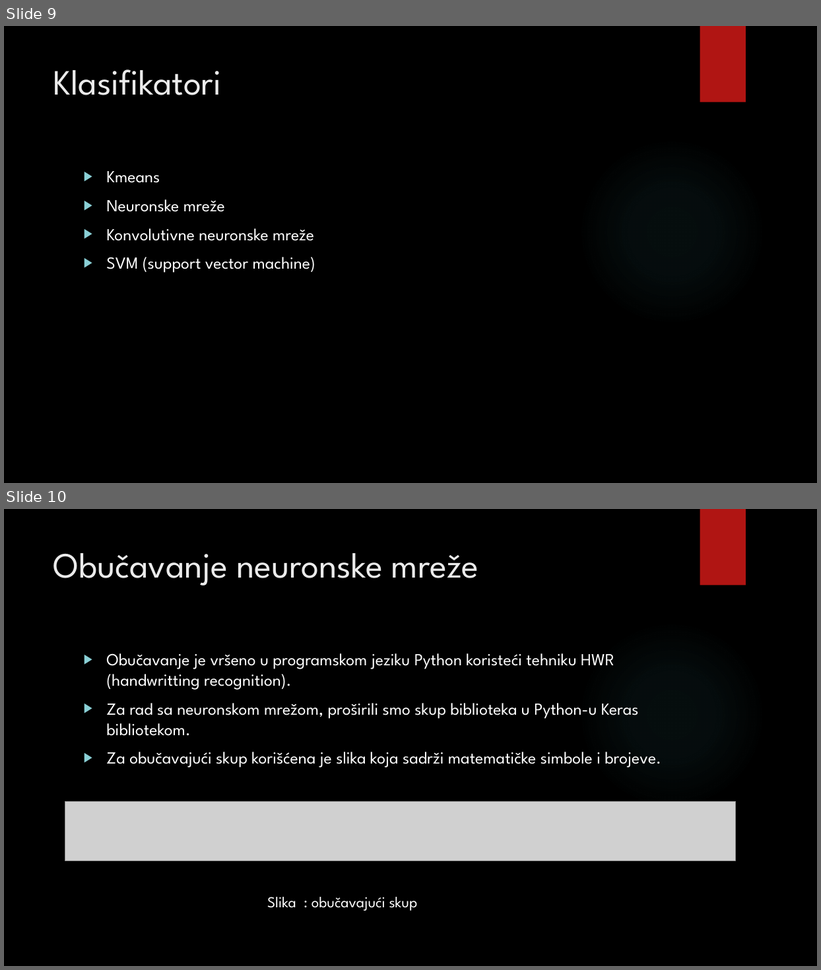
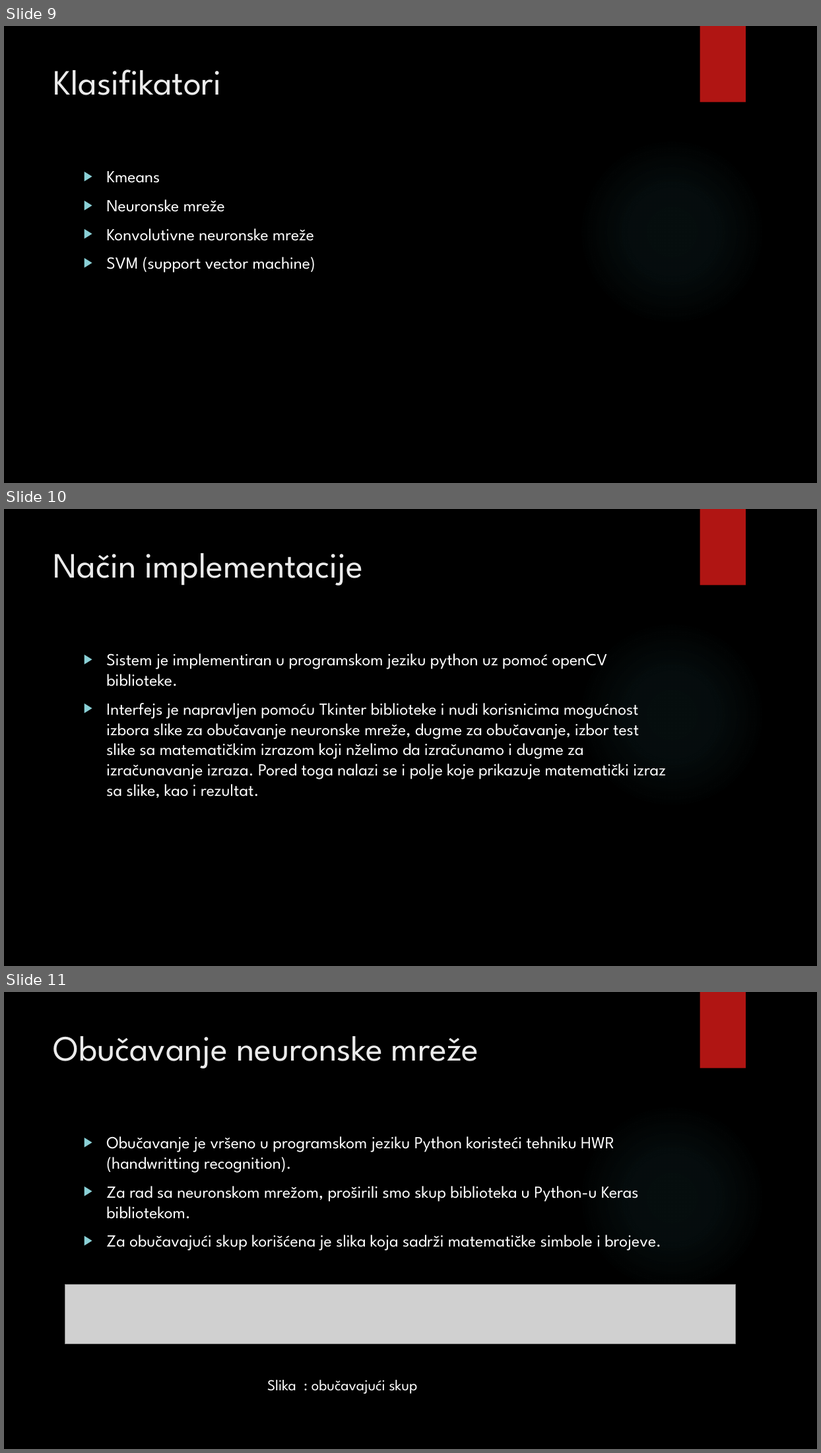
Before and after one commit to davor193/Photo-Calculator, a slide deck: photo_calculator.pptx. Shown one above the other, each under a label of ours: slides 9 and 10 before the commit, slides 9, 10 and 11 after it. The pictures are 821x970 and 821x1453 pixels, drawn with LibreOffice and Linux fonts; fonts in the diff are those of the drawing; grey boxes stand for pictures; background and template pictures are left out. Boxes give left, top, right and bottom in pixels: in the first picture for what was removed or moved away, otherwise in the second. Text is boxed around its words. In the diff, an @@ line names an element or a change of style, - is before the commit and + after.

```diff
--- a/photo_calculator.pptx
+++ b/photo_calculator.pptx
@@ slide 10 added at (4, 509, 817, 966), background picture (left out); not listed: 2 template elements that a slide beside it also shows @@
@@ title added at (54, 553, 363, 586), 42 pt, text #EBEBEB @@
+Način implementacije
@@ text added at (106, 654, 666, 798), 20 pt, text #FFFFFF @@
+▶ Sistem je implementiran u programskom jeziku python uz pomoć openCV biblioteke.
+▶ Interfejs je napravljen pomoću Tkinter biblioteke i nudi korisnicima mogućnost izbora slike za obučavanje neuronske mreže, dugme za obučavanje, izbor test slike sa matematičkim izrazom koji nželimo da izračunamo i dugme za izračunavanje izraza. Pored toga nalazi se i polje koje prikazuje matematički izraz sa slike, kao i rezultat.
@@ what was slide 10 is now slide 11 @@
```
Also in this commit, not shown: 3 slides changed, 2 other slides added.
